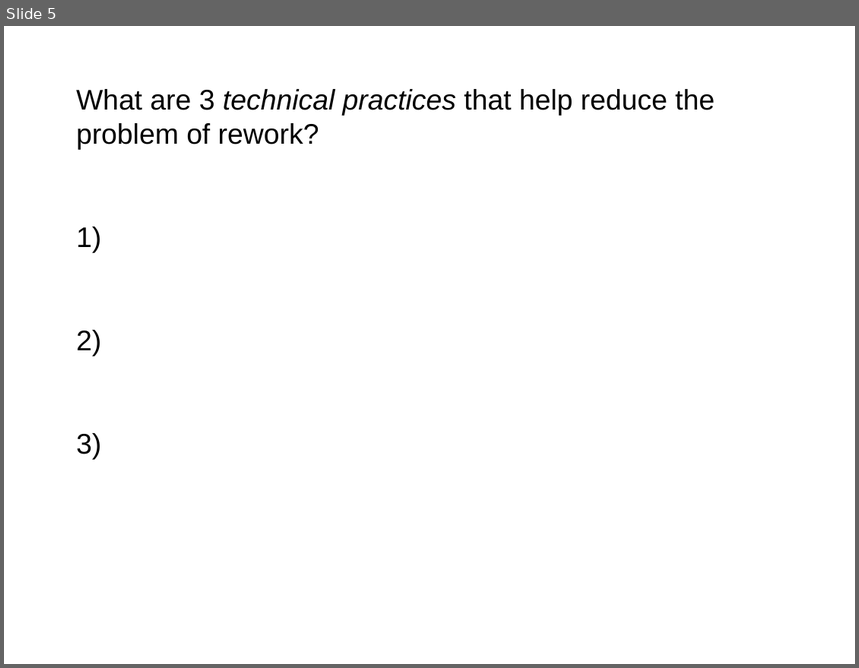
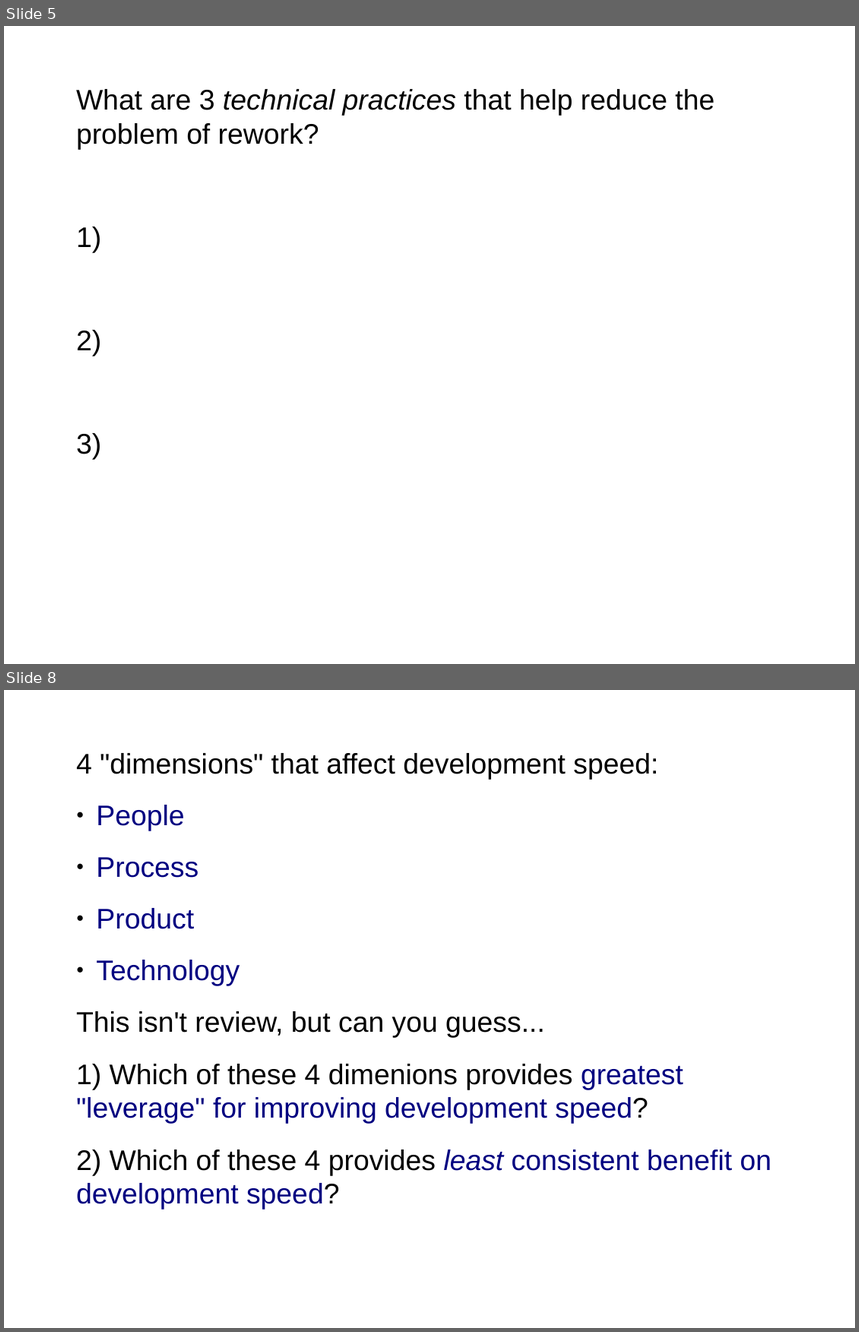
Before and after one commit to jbrucker/SoftwareProcess, a slide deck: week2/1-Review-Questions.ppt. Shown one above the other, each under a label of ours: slide 5 before the commit, slides 5 and 8 after it; the slides between them are not shown. The pictures are 859x668 and 859x1332 pixels, drawn with LibreOffice and Linux fonts; fonts in the diff are those of the drawing. Boxes give left, top, right and bottom in pixels: in the first picture for what was removed or moved away, otherwise in the second. Text is boxed around its words. In the diff, an @@ line names an element or a change of style, - is before the commit and + after.

```diff
--- a/week2/1-Review-Questions.ppt
+++ b/week2/1-Review-Questions.ppt
@@ slide 8 added at (x1=4, y1=690, x2=855, y2=1328), background #FFFFFF @@
@@ text added at (x1=76, y1=753, x2=772, y2=1210), 24 pt, text #000000 @@
+4 "dimensions" that affect development speed:
+● People
+● Process
+● Product
+● Technology
+This isn't review, but can you guess...
+1) Which of these 4 dimenions provides greatest "leverage" for improving development speed?
+2) Which of these 4 provides least consistent benefit on development speed?
```
Also in this commit, not shown: 1 slide changed, 4 other slides added, 8 slides removed, 3 other files.
